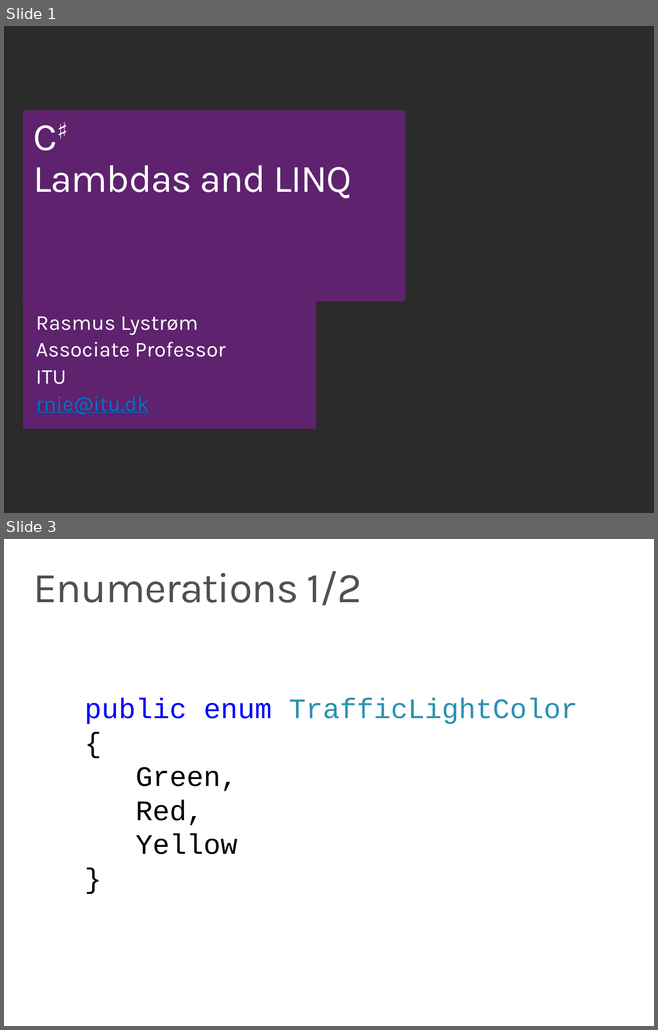
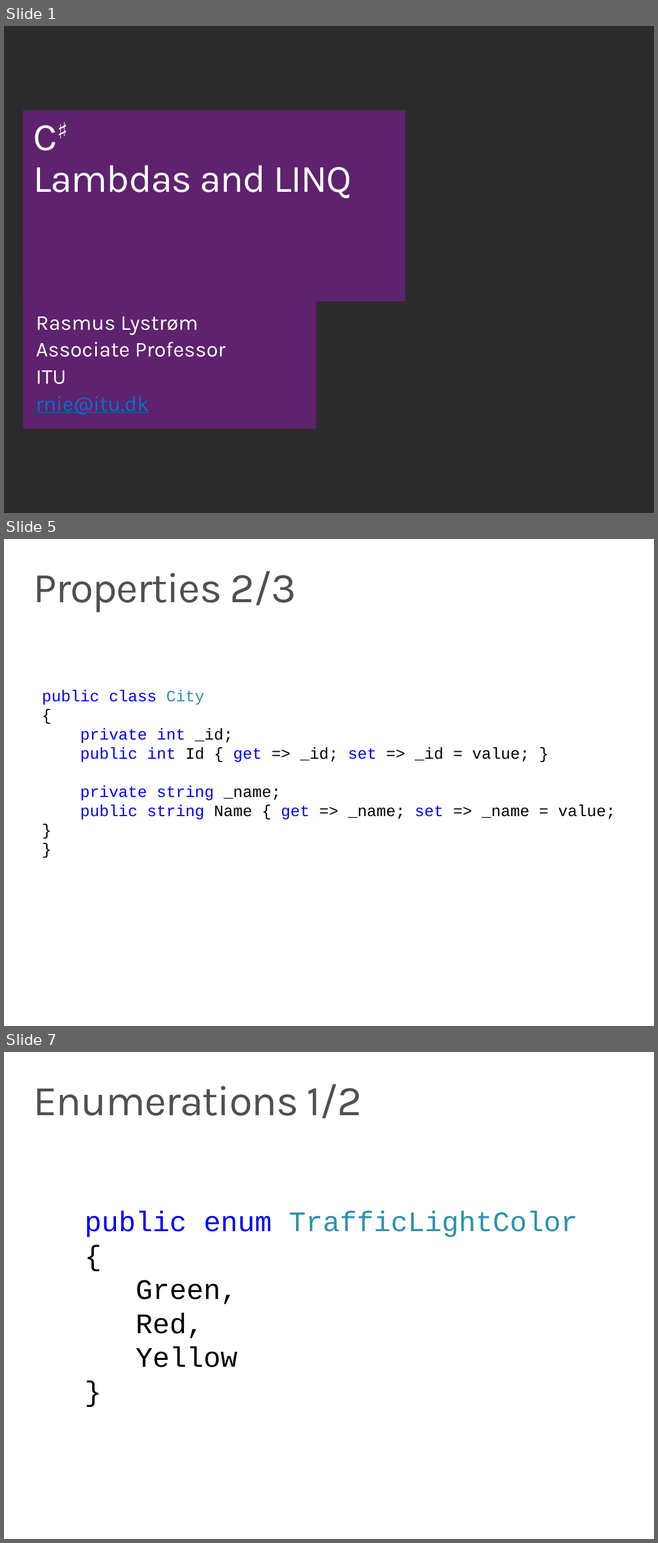
Before and after one commit to ondfisk/BDSA2018, a slide deck: Slides/Lecture03 - Lambdas and LINQ.pptx. Shown one above the other, each under a label of ours: slides 1 and 3 before the commit, slides 1, 5 and 7 after it; the slides between them are not shown. The pictures are 658x1030 and 658x1543 pixels, drawn with LibreOffice and Linux fonts; fonts in the diff are those of the drawing; background and template pictures are left out; a plain dark background stands for a picture behind light text. Boxes give left, top, right and bottom in pixels: in the first picture for what was removed or moved away, otherwise in the second. Text is boxed around its words. In the diff, an @@ line names an element or a change of style, - is before the commit and + after.

```diff
--- a/Slides/Lecture03 - Lambdas and LINQ.pptx
+++ b/Slides/Lecture03 - Lambdas and LINQ.pptx
@@ slide 5 added at (4, 539, 654, 1026), background #FFFFFF @@
@@ title added at (33, 571, 296, 612), 48 pt, text #505050 @@
+Properties 2/3
@@ text added at (42, 690, 615, 820), 18 pt, text #0000FF @@
+public class City
+{
+private int _id;
+public int Id { get => _id; set => _id = value; }
+private string _name;
+public string Name { get => _name; set => _name = value; }
+}
@@ what was slide 3 is now slide 7 @@
```
Also in this commit, not shown: 3 slides changed, 12 other slides added, 4 slides removed, 7 other files.
